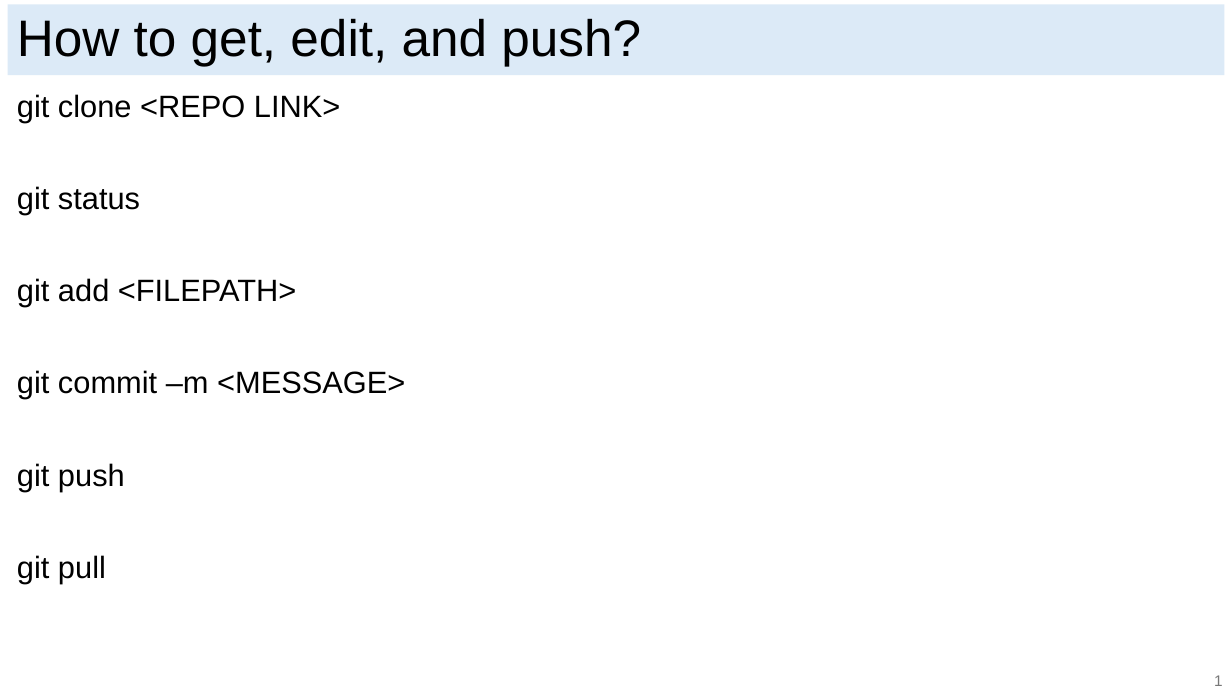
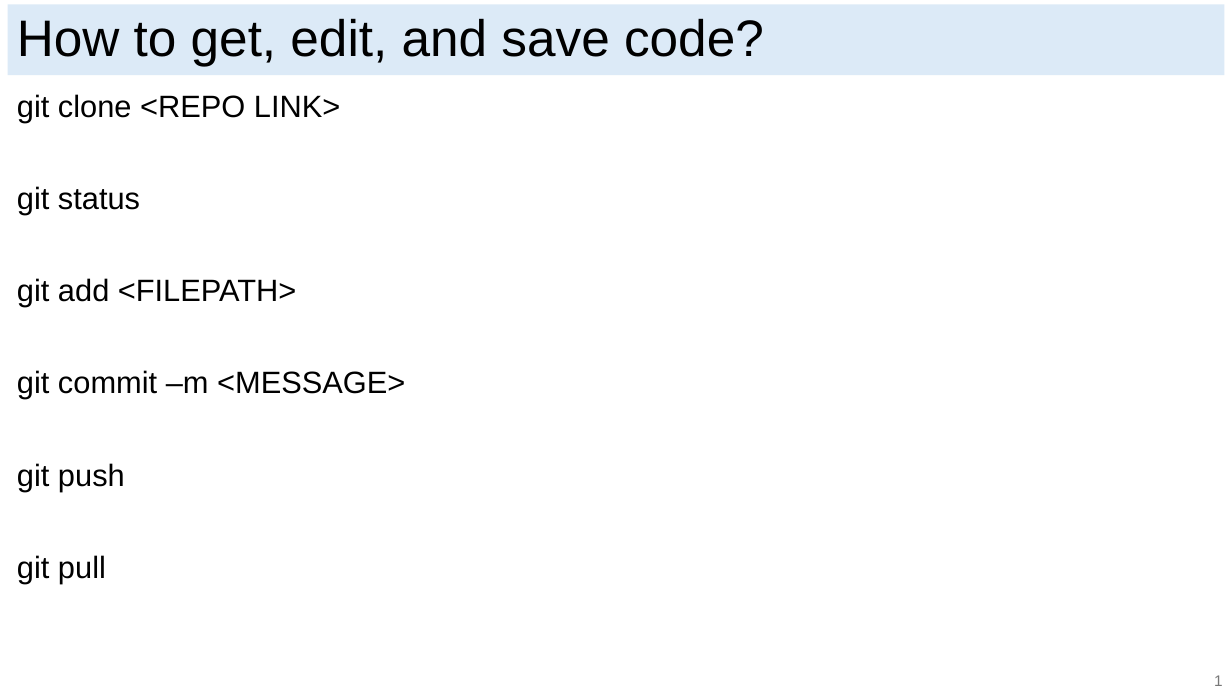
Before and after one commit to ericjmei/git_python_workshop, a slide deck: slide 6 of slides/git_slides.pptx (slide 4 before the commit). Drawn at 1232x693 pixels with LibreOffice and Linux fonts; fonts in the diff are those of the drawing. Boxes give left, top, right and bottom in pixels: in the first picture for what was removed or moved away, otherwise in the second. Text is boxed around its words. In the diff, an @@ line names an element or a change of style, - is before the commit and + after.

Commit message:
Added text to git intro slides.

```diff
--- a/slides/git_slides.pptx
+++ b/slides/git_slides.pptx
@@ text in rectangle at <box>17,18,764,66</box>: text changed @@
-How to get, edit, and push?
+How to get, edit, and save code?
```
Also in this commit, not shown: 4 other slides changed, 2 slides added.
